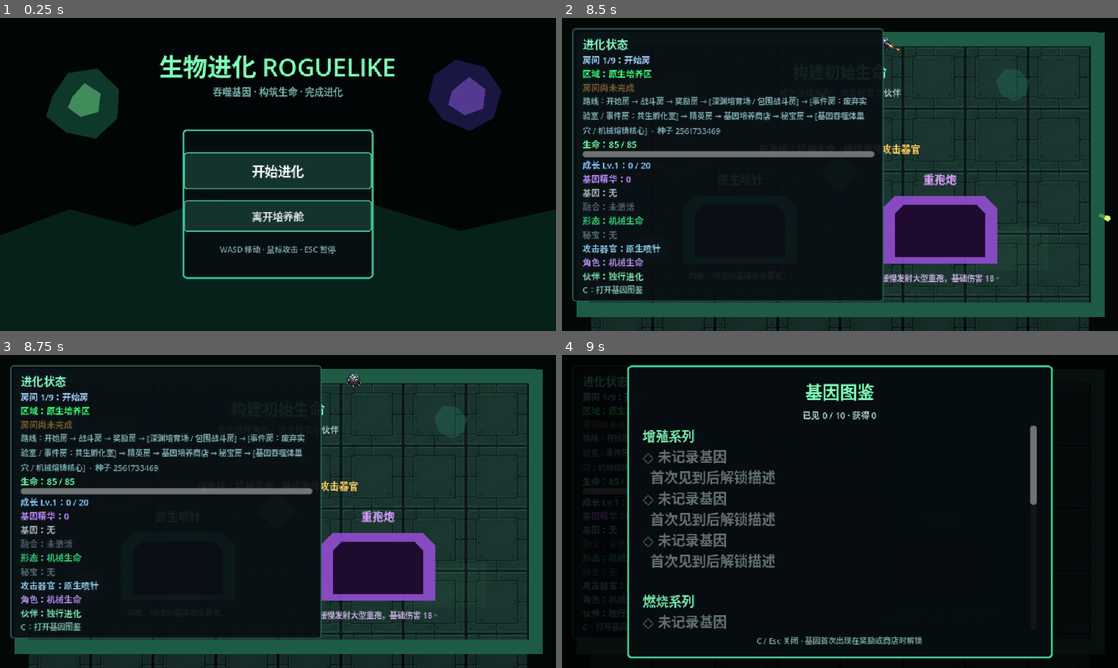
Above: before the commit, frames 1-4 (two rows, left to right).
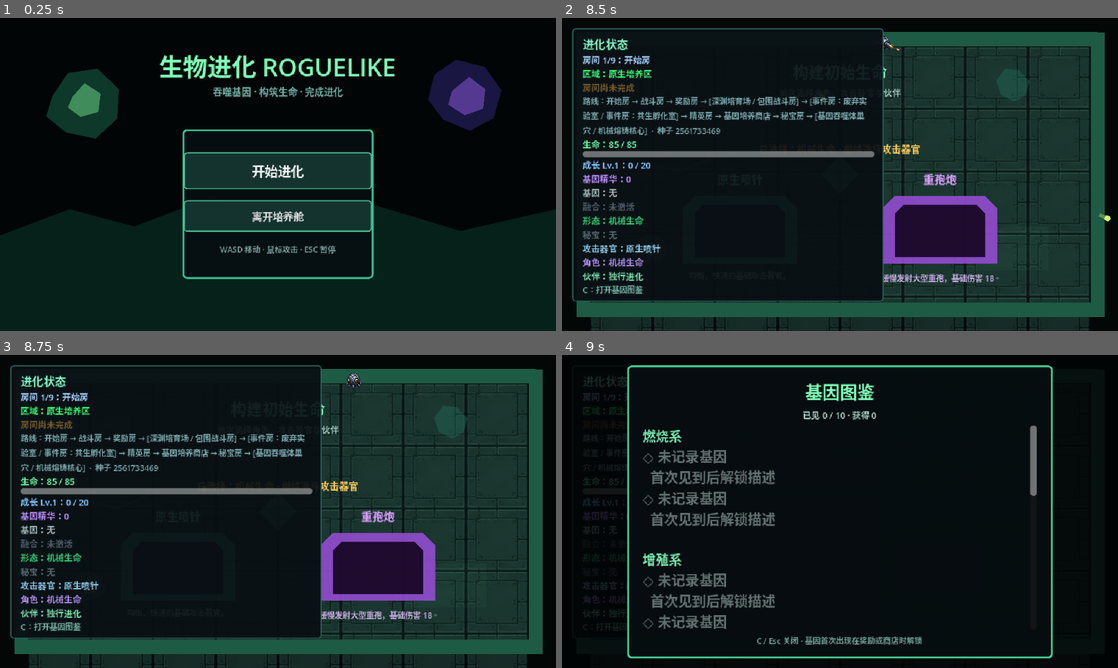
Above: after the commit, the same moments.

Repository: LIJUNCAN1/-Roguelike
Game: Godot game, scene res://scenes/ui/title_screen.tscn
The game is run twice, just before and just after one commit, with the same random seed, the same clock (stepped at 60 frames per second) and the same inputs.
Inputs (mouse positions are in pixels of both pictures, inside the frame that each line leads up to):
- Up to frame 1 (0.25 s): no input
- Up to frame 2 (8.5 s): click "开始进化" at 0.5 s; tap Enter (ui_accept) at 1.25, 1.52, 2.27, 3.77, 4.52, 5.27, 5.75, 6.77, 7.52, 8.27 s; move the mouse to (962, 158) at 1.27 s; press the mouse at (962, 158) at 1.28 s; hold D (move_right) 1.28-2.03 s; move the mouse to (728, 190) at 2.02 s; release the mouse at (728, 190) at 2.03 s; hold S (move_down) 2.03-2.78 s; click (728, 190) at 2.1 s; move the mouse to (895, 105) at 2.77 s; hold D (move_right) 2.78-3.53 s; hold P (damage_test_player) 2.78-3.53 s; click (895, 105) at 3.05 s; move the mouse to (812, 237) at 3.52 s; hold W (move_up) 3.53-4.28 s; tap Space (dash) at 3.6 s; click (812, 237) at 3.8 s; move the mouse to (1006, 221) at 4.27 s; hold N (next_room) 4.28-5.03 s; hold A (move_left) 4.28-5.78 s; click (1006, 221) at 4.55 s; move the mouse to (673, 127) at 5.02 s; tap 1 (reward_choice_1) at 5.1 s; click (673, 127) at 5.3 s; move the mouse to (867, 174) at 5.77 s; hold S (move_down) 5.78-6.53 s; hold 2 (reward_choice_2) 5.78-6.53 s; click (867, 174) at 6.05 s; tap R (restart_run) at 6.5 s; move the mouse to (756, 96) at 6.52 s; hold D (move_right) 6.53-7.28 s; tap 3 (reward_choice_3) at 6.6 s; click (756, 96) at 6.8 s; move the mouse to (962, 158) at 7.27 s; hold W (move_up) 7.28-8.03 s; hold B (toggle_dragon_heart) 7.28-8.03 s; click (962, 158) at 7.55 s; move the mouse to (728, 190) at 8.02 s; hold D (move_right) from 8.03 s (still down); tap L (toggle_explosion_gene) at 8.1 s; click (728, 190) at 8.3 s
- Up to frame 3 (8.75 s): keep holding D (move_right)
- Up to frame 4 (9 s): move the mouse to (895, 442) at 8.77 s; release D (move_right) at 8.78 s; hold S (move_down) from 8.78 s (still down); hold C (toggle_gene_codex) from 8.78 s (still down)

Frames 1-3 are identical in both runs. In frame 4, 2.4% of the frame differs, in the area x 14-86%, y 23-81%.

Commit message:
feat: upgrade gene data taxonomy

Diff:
--- a/data/genes/accelerator_gene.tres
+++ b/data/genes/accelerator_gene.tres
@@ -9,6 +9,8 @@
 id = &"accelerator"
 display_name = "加速基因"
 description = "弹体更小、伤害略降，但飞行速度大幅提升。"
+category = 3
+tags = Array[StringName]([&"projectile", &"speed", &"mobility"])
 series_id = &"adaptation"
 series_name = "适应系列"
 effects = Array[ExtResource("2_effect")]([ExtResource("3_gene_effect")])
--- a/data/genes/explosion_gene.tres
+++ b/data/genes/explosion_gene.tres
@@ -9,6 +9,10 @@
 id = &"explosion"
 display_name = "爆炸基因"
 description = "命中时对 48 像素范围内的敌人造成 8 点伤害。"
+rarity = 2
+category = 0
+tags = Array[StringName]([&"projectile", &"area", &"fire"])
 series_id = &"combustion"
 series_name = "燃烧系列"
+evolution_links = Array[StringName]([&"fire_dragon", &"abyss_devourer"])
 effects = Array[ExtResource("2_gene_effect")]([ExtResource("3_explosion_effect")])
--- a/data/genes/fire_gene.tres
+++ b/data/genes/fire_gene.tres
@@ -9,6 +9,10 @@
 id = &"fire"
 display_name = "火焰基因"
 description = "普通攻击转化为更大、更慢、伤害更高的火焰弹。"
+rarity = 1
+category = 0
+tags = Array[StringName]([&"projectile", &"fire", &"damage"])
 series_id = &"combustion"
 series_name = "燃烧系列"
+evolution_links = Array[StringName]([&"fire_life", &"fire_dragon"])
 effects = Array[ExtResource("2_gene_effect")]([ExtResource("3_fire_effect")])
--- a/data/genes/frost_gene.tres
+++ b/data/genes/frost_gene.tres
@@ -9,6 +9,9 @@
 id = &"frost"
 display_name = "冰冻基因"
 description = "命中使敌人的移动速度暂时减半。"
+rarity = 1
+category = 6
+tags = Array[StringName]([&"elemental", &"control", &"slow"])
 series_id = &"adaptation"
 series_name = "适应系列"
 effects = Array[ExtResource("2_effect")]([ExtResource("3_gene_effect")])
--- a/data/genes/lifesteal_gene.tres
+++ b/data/genes/lifesteal_gene.tres
@@ -9,6 +9,10 @@
 id = &"lifesteal"
 display_name = "吸血基因"
 description = "攻击命中后回复实际伤害 50% 的生命。"
+rarity = 1
+category = 2
+tags = Array[StringName]([&"sustain", &"healing", &"abyss"])
 series_id = &"survival"
 series_name = "生存系列"
+evolution_links = Array[StringName]([&"blood_sac_life", &"abyss_devourer"])
 effects = Array[ExtResource("2_gene_effect")]([ExtResource("3_lifesteal_effect")])
--- a/data/genes/piercing_gene.tres
+++ b/data/genes/piercing_gene.tres
@@ -9,6 +9,9 @@
 id = &"piercing"
 display_name = "穿透基因"
 description = "子弹命中后继续飞行，最多命中三个目标。"
+category = 1
+tags = Array[StringName]([&"projectile", &"penetration"])
 series_id = &"propagation"
 series_name = "增殖系列"
+evolution_links = Array[StringName]([&"hive_mother"])
 effects = Array[ExtResource("2_gene_effect")]([ExtResource("3_piercing_effect")])
--- a/data/genes/split_gene.tres
+++ b/data/genes/split_gene.tres
@@ -9,6 +9,10 @@
 id = &"split"
 display_name = "分裂基因"
 description = "每次攻击同时发射三枚带有夹角的子弹。"
+rarity = 1
+category = 1
+tags = Array[StringName]([&"projectile", &"multishot", &"replication"])
 series_id = &"propagation"
 series_name = "增殖系列"
+evolution_links = Array[StringName]([&"mitosis_life", &"hive_mother", &"plague_hive", &"fire_dragon"])
 effects = Array[ExtResource("2_gene_effect")]([ExtResource("3_split_effect")])
--- a/data/genes/titan_gene.tres
+++ b/data/genes/titan_gene.tres
@@ -9,6 +9,9 @@
 id = &"titan"
 display_name = "巨化基因"
 description = "弹体巨大而沉重，造成更高伤害。"
+rarity = 2
+category = 3
+tags = Array[StringName]([&"projectile", &"size", &"damage"])
 series_id = &"adaptation"
 series_name = "适应系列"
 effects = Array[ExtResource("2_effect")]([ExtResource("3_gene_effect")])
--- a/data/genes/twin_gene.tres
+++ b/data/genes/twin_gene.tres
@@ -9,6 +9,9 @@
 id = &"twin"
 display_name = "双生基因"
 description = "每次攻击复制为两枚紧密弹体。"
+rarity = 1
+category = 1
+tags = Array[StringName]([&"projectile", &"multishot", &"replication"])
 series_id = &"propagation"
 series_name = "增殖系列"
 effects = Array[ExtResource("2_effect")]([ExtResource("3_gene_effect")])
--- a/data/genes/venom_gene.tres
+++ b/data/genes/venom_gene.tres
@@ -9,6 +9,10 @@
 id = &"venom"
 display_name = "剧毒基因"
 description = "命中后注入毒素，持续造成三次伤害。"
+rarity = 1
+category = 4
+tags = Array[StringName]([&"damage_over_time", &"control", &"abyss"])
 series_id = &"survival"
 series_name = "生存系列"
+evolution_links = Array[StringName]([&"plague_hive"])
 effects = Array[ExtResource("2_effect")]([ExtResource("3_gene_effect")])
--- a/scripts/genes/gene_data.gd
+++ b/scripts/genes/gene_data.gd
@@ -1,14 +1,104 @@
 class_name GeneData
 extends Resource
+
+enum Rarity {
+	COMMON,
+	UNCOMMON,
+	RARE,
+	EPIC,
+	LEGENDARY,
+}
+
+enum Category {
+	COMBUSTION,
+	PROLIFERATION,
+	SURVIVAL,
+	ADAPTATION,
+	ABYSS,
+	MECHANICAL,
+	ELEMENTAL,
+	SUMMONING,
+}
 
 @export_group("Identity")
 @export var id: StringName
 @export var display_name: String
 @export_multiline var description: String
+@export var rarity: Rarity = Rarity.COMMON
+@export var category: Category = Category.ADAPTATION
+@export var tags: Array[StringName] = []
 
 @export_group("Codex")
 @export var series_id: StringName
 @export var series_name: String
+@export var evolution_links: Array[StringName] = []
 
 @export_group("Effects")
 @export var effects: Array[GeneEffect] = []
+
+
+func get_rarity_name() -> String:
+	match rarity:
+		Rarity.UNCOMMON:
+			return "优秀"
+		Rarity.RARE:
+			return "稀有"
+		Rarity.EPIC:
+			return "史诗"
+		Rarity.LEGENDARY:
+			return "传说"
+	return "普通"
+
+
+func get_rarity_color_hex() -> String:
+	match rarity:
+		Rarity.UNCOMMON:
+			return "#72e69a"
+		Rarity.RARE:
+			return "#65a9ff"
+		Rarity.EPIC:
+			return "#bd78ff"
+		Rarity.LEGENDARY:
+			return "#ffb84d"
+	return "#d8e8e4"
+
+
+func get_category_name() -> String:
+	match category:
+		Category.COMBUSTION:
+			return "燃烧系"
+		Category.PROLIFERATION:
+			return "增殖系"
+		Category.SURVIVAL:
+			return "生存系"
+		Category.ABYSS:
+			return "深渊系"
+		Category.MECHANICAL:
+			return "机械系"
+		Category.ELEMENTAL:
+			return "元素系"
+		Category.SUMMONING:
+			return "召唤系"
+	return "适应系"
+
+
+func has_tag(tag: StringName) -> bool:
+	return not tag.is_empty() and tags.has(tag)
+
+
+func links_to_evolution(evolution_id: StringName) -> bool:
+	return evolution_links.has(evolution_id)
+
+
+func get_tags_text() -> String:
+	var formatted := PackedStringArray()
+	for tag in tags:
+		formatted.append("#%s" % String(tag))
+	return " ".join(formatted)
+
+
+func get_evolution_links_text() -> String:
+	var formatted := PackedStringArray()
+	for evolution_id in evolution_links:
+		formatted.append(String(evolution_id))
+	return "、".join(formatted)
--- a/scripts/rewards/gene_reward_room.gd
+++ b/scripts/rewards/gene_reward_room.gd
@@ -108,9 +108,11 @@
 		var gene := offered_genes[index]
 		button.visible = true
 		button.disabled = false
-		button.text = "%d\n%s\n\n%s" % [
+		button.text = "%d\n%s\n[%s · %s]\n%s" % [
 			index + 1,
 			gene.display_name,
+			gene.get_rarity_name(),
+			gene.get_category_name(),
 			gene.description,
 		]
 
--- a/scripts/shops/shop_offer_data.gd
+++ b/scripts/shops/shop_offer_data.gd
@@ -10,8 +10,10 @@
 func get_display_text() -> String:
 	if gene == null:
 		return "无效商品"
-	return "%s\n%d 精华\n%s" % [
+	return "%s\n[%s · %s]\n%d 精华\n%s" % [
 		gene.display_name,
+		gene.get_rarity_name(),
+		gene.get_category_name(),
 		essence_cost,
 		gene.description,
 	]
--- a/scripts/ui/build_notification_presenter.gd
+++ b/scripts/ui/build_notification_presenter.gd
@@ -108,9 +108,10 @@
 		else "当前暂无同系列基因"
 	)
 	show_notification(
-		"获得：%s · %s\n%s" % [
+		"获得：%s · %s · %s\n%s" % [
 			gene.display_name,
-			gene.series_name,
+			gene.get_rarity_name(),
+			gene.get_category_name(),
 			related_text,
 		],
 		Color(1, 0.88, 0.42, 1)
--- a/scripts/ui/gene_codex_panel.gd
+++ b/scripts/ui/gene_codex_panel.gd
@@ -62,9 +62,11 @@
 	var all_genes := codex_manager.get_all_genes()
 	all_genes.sort_custom(
 		func(a: GeneData, b: GeneData) -> bool:
-			if a.series_name == b.series_name:
-				return a.display_name < b.display_name
-			return a.series_name < b.series_name
+			if a.category != b.category:
+				return a.category < b.category
+			if a.rarity != b.rarity:
+				return a.rarity > b.rarity
+			return a.display_name < b.display_name
 	)
 	count_label.text = "已见 %d / %d · 获得 %d" % [
 		codex_manager.get_seen_count(),
@@ -72,23 +74,31 @@
 		gene_manager.get_active_genes().size(),
 	]
 	var text := ""
-	var current_series: StringName
+	var current_category := -1
 	for gene in all_genes:
 		if gene == null:
 			continue
-		if gene.series_id != current_series:
-			current_series = gene.series_id
+		if gene.category != current_category:
+			current_category = gene.category
 			text += "\n[color=#78e8ae][font_size=15]%s[/font_size][/color]\n" % (
-				gene.series_name if not gene.series_name.is_empty()
-				else "未分类系列"
+				gene.get_category_name()
 			)
 		var owned := gene_manager.has_gene(gene.id)
 		if codex_manager.is_gene_seen(gene.id):
-			text += "[color=%s]◆ %s%s[/color]\n  %s\n" % [
-				"#fff08a" if owned else "#d8e8e4",
+			var evolution_text := (
+				"\n  进化关联：%s" % gene.get_evolution_links_text()
+				if not gene.evolution_links.is_empty()
+				else ""
+			)
+			text += "[color=%s]◆ %s%s[/color]\n  [%s · %s] %s\n  %s%s\n" % [
+				"#fff08a" if owned else gene.get_rarity_color_hex(),
 				gene.display_name,
 				"  [已获得]" if owned else "",
+				gene.get_rarity_name(),
+				gene.series_name,
+				gene.get_tags_text(),
 				gene.description,
+				evolution_text,
 			]
 		else:
 			text += "[color=#61706f]◇ 未记录基因\n  首次见到后解锁描述[/color]\n"
--- a/tests/gene_codex_smoke_test.gd
+++ b/tests/gene_codex_smoke_test.gd
@@ -53,6 +53,9 @@
 		not panel.is_open()
 		or not paused
 		or not panel.entries.text.contains(fire.description)
+		or not panel.entries.text.contains(fire.get_rarity_name())
+		or not panel.entries.text.contains(fire.get_category_name())
+		or not panel.entries.text.contains("#fire")
 	):
 		push_error("Gene codex did not show unlocked descriptions.")
 		quit(1)
--- /dev/null
+++ b/tests/gene_data_schema_smoke_test.gd
@@ -0,0 +1,105 @@
+extends SceneTree
+
+
+func _init() -> void:
+	call_deferred("_run")
+
+
+func _run() -> void:
+	var pool := load(
+		"res://data/rewards/prototype_gene_pool.tres"
+	) as GeneRewardPoolData
+	if pool == null or pool.genes.size() != 10:
+		push_error("Gene pool could not be loaded for schema migration.")
+		quit(1)
+		return
+
+	var ids: Dictionary = {}
+	var used_categories: Dictionary = {}
+	for gene in pool.genes:
+		if (
+			gene == null
+			or gene.id == &""
+			or gene.display_name.is_empty()
+			or gene.description.is_empty()
+			or gene.tags.is_empty()
+			or gene.effects.is_empty()
+			or ids.has(gene.id)
+			or gene.get_rarity_name().is_empty()
+			or gene.get_category_name().is_empty()
+			or gene.get_tags_text().is_empty()
+		):
+			push_error("An existing gene was not fully migrated.")
+			quit(1)
+			return
+		ids[gene.id] = true
+		used_categories[gene.category] = true
+
+	if used_categories.size() < 5:
+		push_error("Migrated genes do not exercise the new taxonomy.")
+		quit(1)
+		return
+
+	var expected_categories := [
+		"燃烧系",
+		"增殖系",
+		"生存系",
+		"适应系",
+		"深渊系",
+		"机械系",
+		"元素系",
+		"召唤系",
+	]
+	var schema_probe := GeneData.new()
+	for category_index in expected_categories.size():
+		schema_probe.category = category_index
+		if schema_probe.get_category_name() != expected_categories[
+			category_index
+		]:
+			push_error("Gene category schema is incomplete.")
+			quit(1)
+			return
+
+	var player := (
+		load("res://scenes/player/player.tscn") as PackedScene
+	).instantiate() as CharacterBody2D
+	root.add_child(player)
+	await process_frame
+	var evolution_system := player.get_node(
+		"EvolutionSystem"
+	) as EvolutionSystem
+	var evolution_ids: Dictionary = {}
+	evolution_ids[evolution_system.base_evolution.id] = true
+	for evolution in evolution_system.evolutions:
+		evolution_ids[evolution.id] = true
+	for gene in pool.genes:
+		for evolution_id in gene.evolution_links:
+			if not evolution_ids.has(evolution_id):
+				push_error("Gene references an unknown evolution.")
+				quit(1)
+				return
+
+	var fire := load("res://data/genes/fire_gene.tres") as GeneData
+	if (
+		not fire.has_tag(&"fire")
+		or not fire.links_to_evolution(&"fire_life")
+		or fire.get_category_name() != "燃烧系"
+	):
+		push_error("Gene metadata query helpers are invalid.")
+		quit(1)
+		return
+
+	var offer := load(
+		"res://data/shops/accelerator_offer.tres"
+	) as ShopOfferData
+	var offer_text := offer.get_display_text()
+	if (
+		not offer_text.contains(offer.gene.get_rarity_name())
+		or not offer_text.contains(offer.gene.get_category_name())
+	):
+		push_error("Shop does not read the upgraded gene metadata.")
+		quit(1)
+		return
+
+	print("Gene data schema smoke test passed.")
+	quit()
Not shown, added: tests/gene_data_schema_smoke_test.gd.uid
